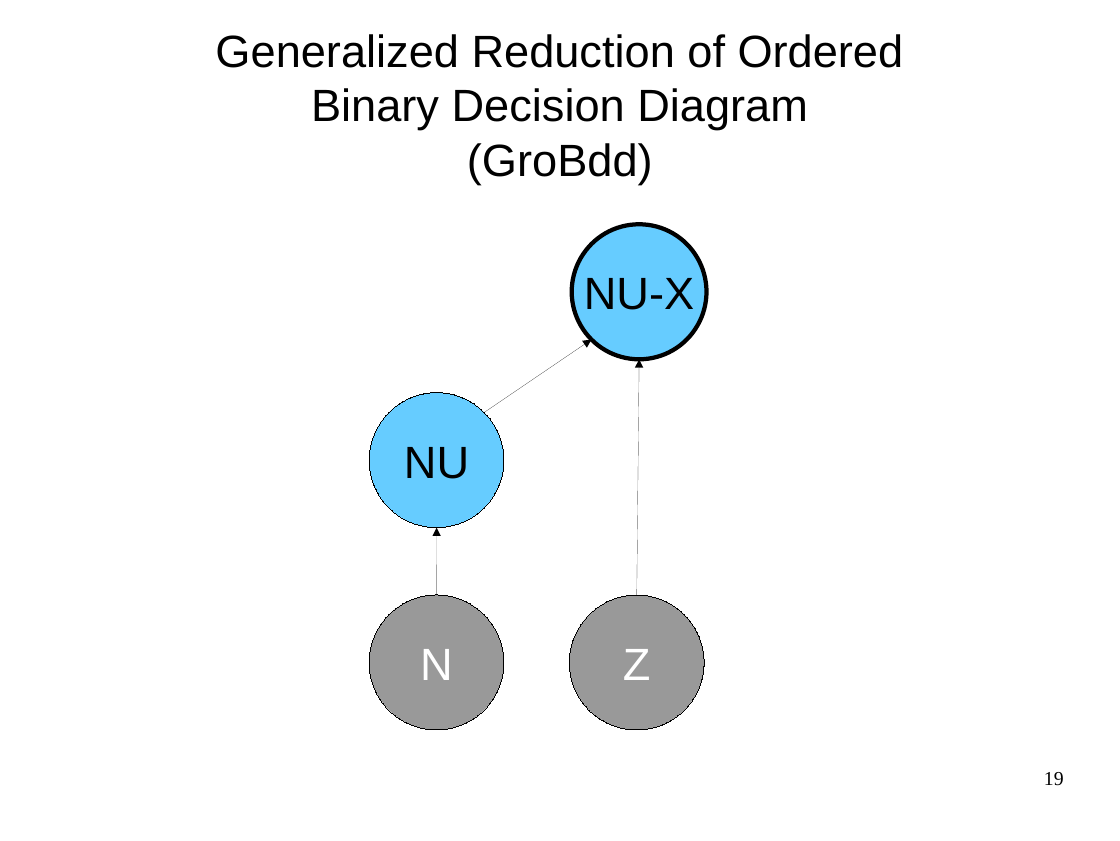
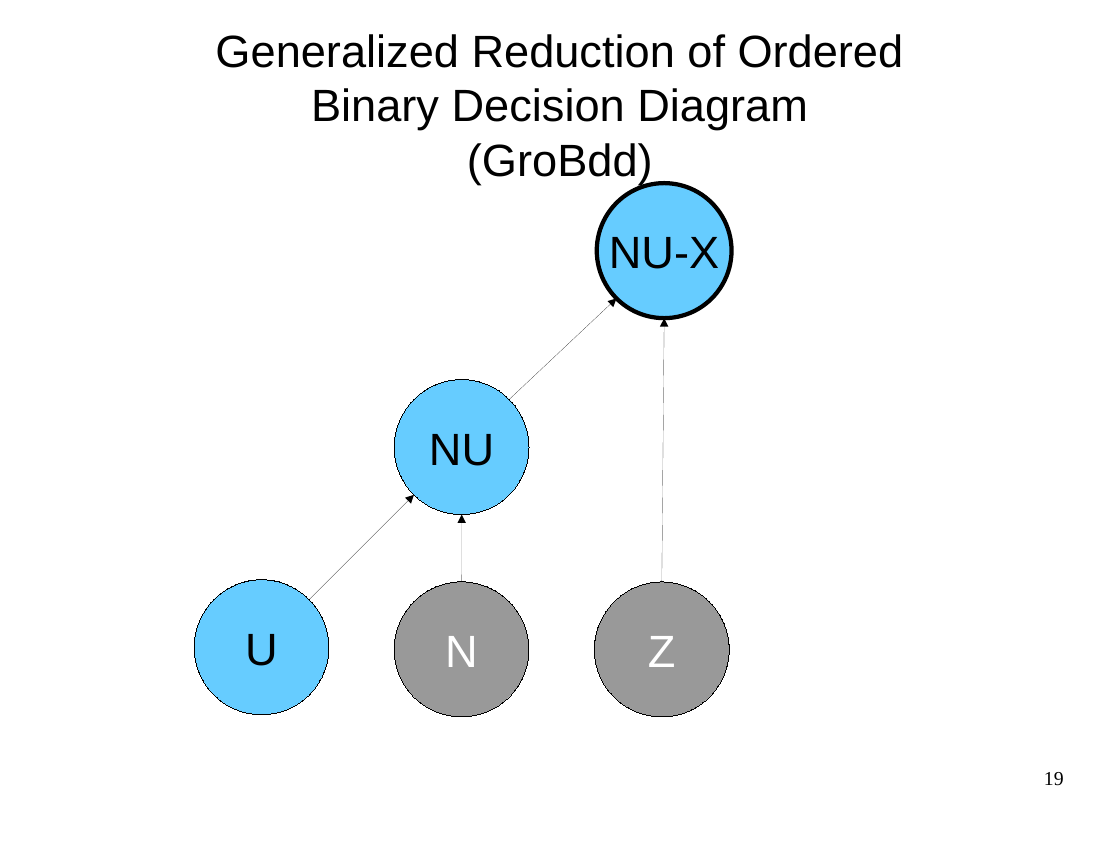
Before and after one commit to FenouilletLucas/DAGaml, a slide deck: slide 19 of doc/2017-06-19-odp/final.odp. Drawn at 1120x841 pixels with LibreOffice and Linux fonts; fonts in the diff are those of the drawing. Boxes give left, top, right and bottom in pixels: in the first picture for what was removed or moved away, otherwise in the second. Text is boxed around its words. In the diff, an @@ line names an element or a change of style, - is before the commit and + after.

```diff
--- a/doc/2017-06-19-odp/final.odp
+++ b/doc/2017-06-19-odp/final.odp
@@ ellipse "NU-X": place and size @@
-ellipse "NU-X" at box(572, 225, 707, 360)
+ellipse "NU-X" at box(597, 183, 732, 318)
@@ arrow moved from (484, 413) - (592, 339) to (509, 399) - (617, 298) @@
@@ arrow moved from (637, 595) - (639, 359) to (662, 581) - (665, 318) @@
@@ arrow added from (309, 600) to (414, 495), #000000 0 pt @@
@@ 3 ellipses, 1 arrow: place and size @@
-3 ellipses, 1 arrow at box(369, 392, 704, 730)
+3 ellipses, 1 arrow at box(394, 379, 730, 717)
@@ ellipse added at box(194, 579, 329, 714), fill #66CCFF, outline #000000 0 pt, 32 pt, text #000000 @@
+U
```
Also in this commit, not shown: 6 other slides changed, 6 slides added, 30 slides removed, 8 other files.
